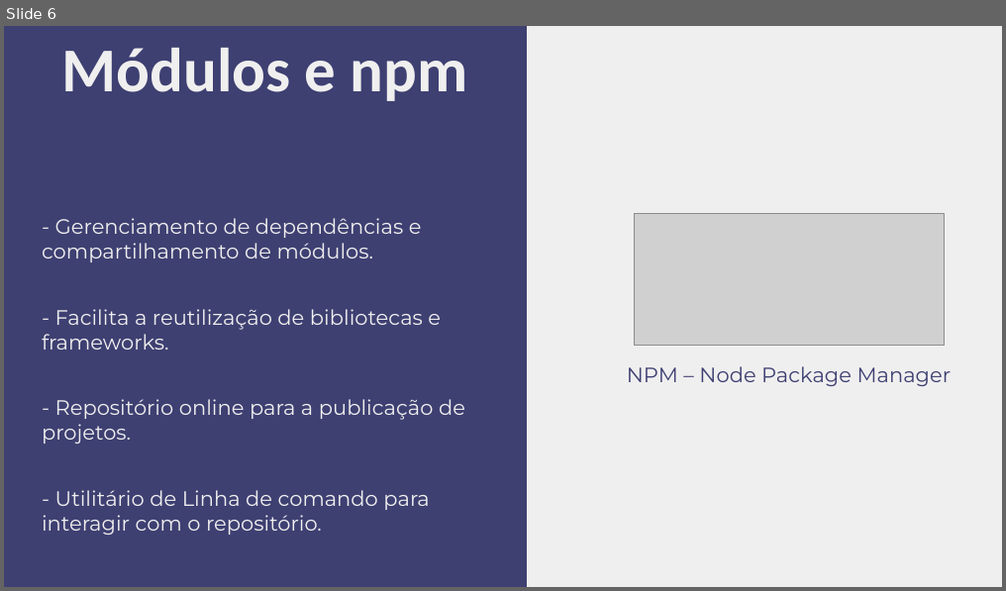
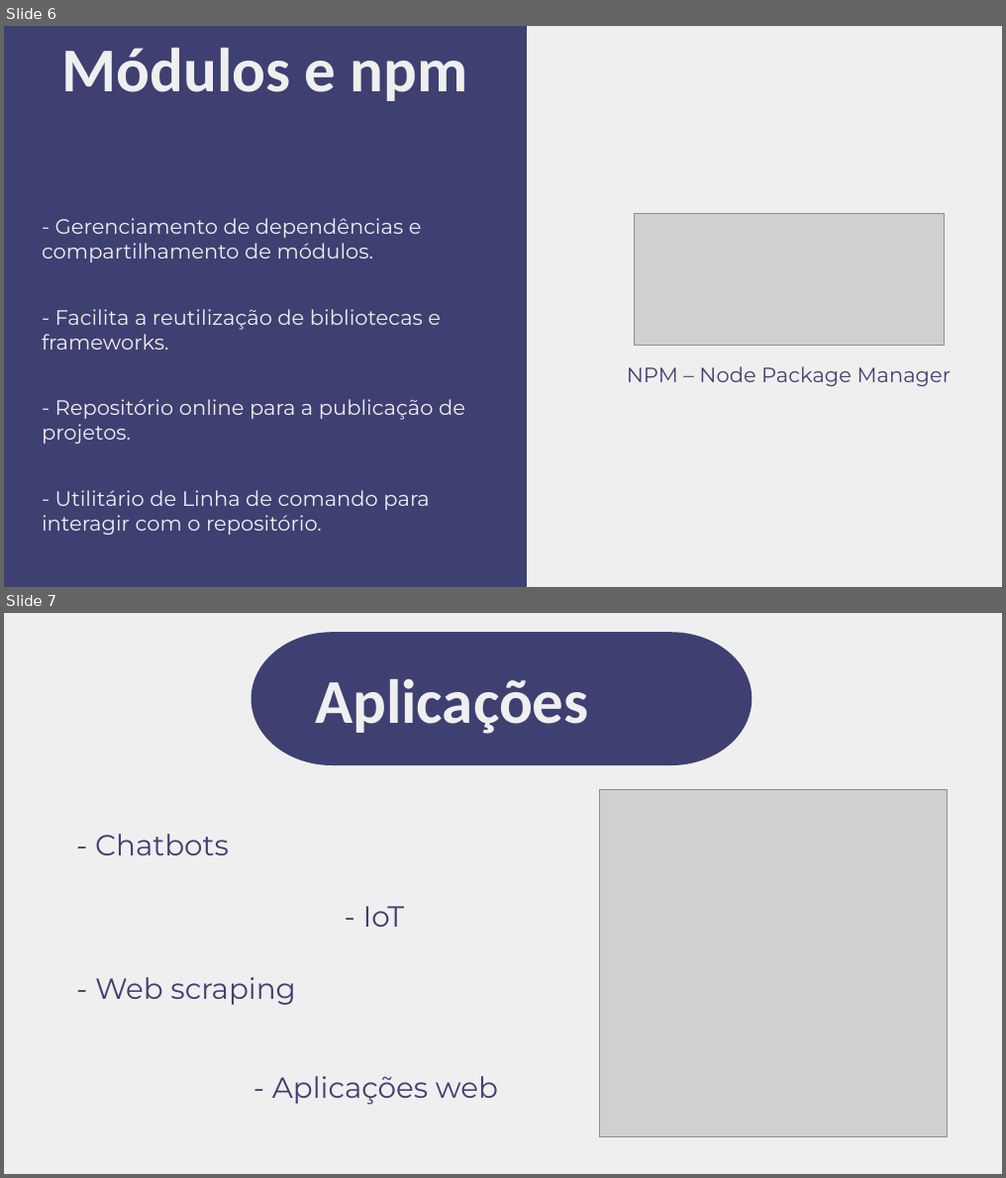
Before and after one commit to johnnysuh/atividades, a slide deck: NODE.pptx. Shown one above the other, each under a label of ours: slide 6 before the commit, slides 6 and 7 after it. The pictures are 1006x591 and 1006x1178 pixels, drawn with LibreOffice and Linux fonts; fonts in the diff are those of the drawing; grey boxes stand for pictures. Boxes give left, top, right and bottom in pixels: in the first picture for what was removed or moved away, otherwise in the second. Text is boxed around its words. In the diff, an @@ line names an element or a change of style, - is before the commit and + after.

```diff
--- a/NODE.pptx
+++ b/NODE.pptx
@@ slide 7 added at (4,613,1002,1174), background #F0EFEF @@
@@ pill shape added at (252,633,751,765), fill #3E4072, outline #3E4072 1 pt @@
@@ text added at (315,679,588,734), 60 pt, text #F0EFEF, bold @@
+Aplicações
@@ picture added at (599,789,947,1138) @@
@@ text added at (95,834,229,856), 28 pt, text #3E4072 @@
+- Chatbots
@@ text added at (363,906,405,927), 28 pt, text #3E4072 @@
+- IoT
@@ text added at (95,977,295,1005), 28 pt, text #3E4072 @@
+- Web scraping
@@ text added at (272,1076,498,1105), 28 pt, text #3E4072 @@
+- Aplicações web
```
Also in this commit, not shown: 1 slide removed.
